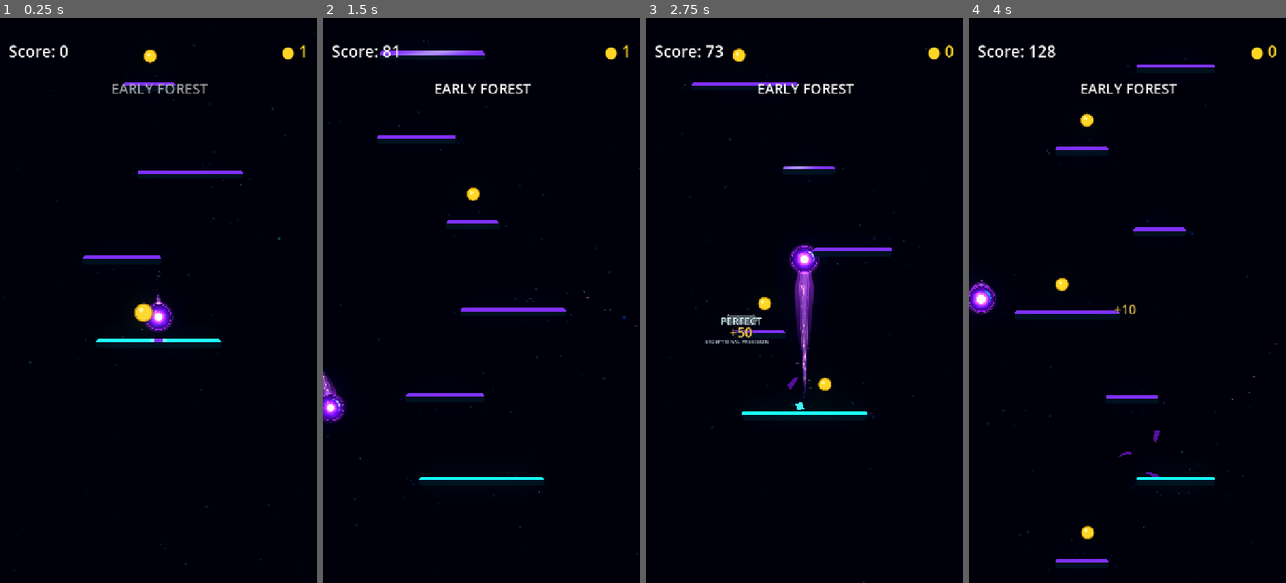
Above: before the commit, frames 1-4 (left to right).
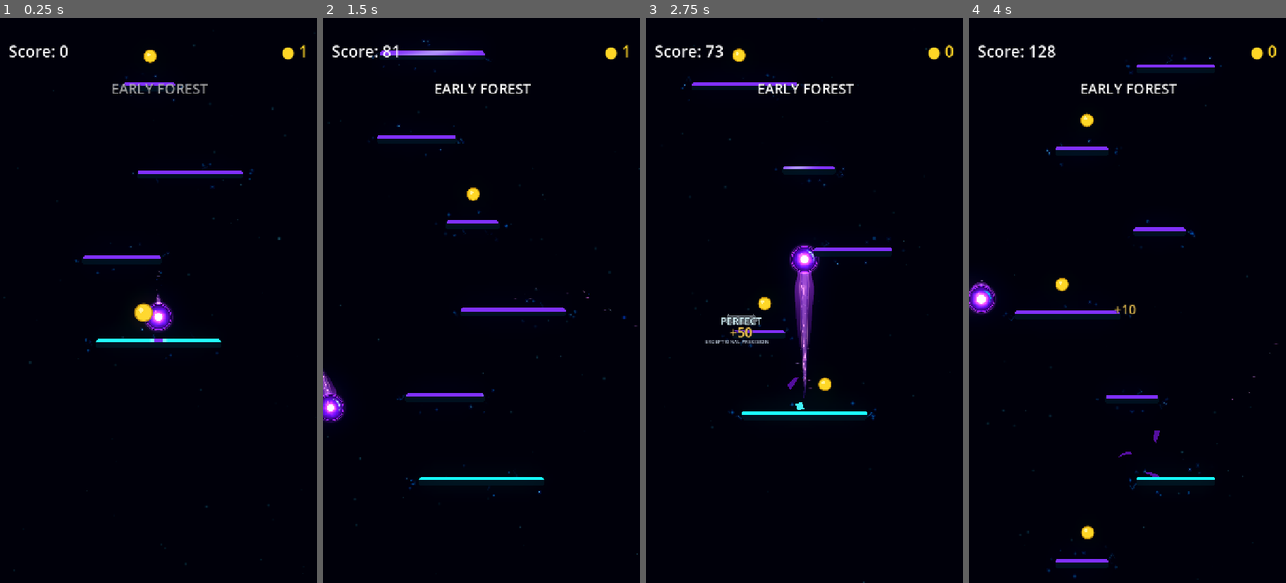
Above: after the commit, the same moments.

Repository: Kryodo/TowerJump
Game: Godot game, scene res://scenes/main.tscn
The game is run twice, just before and just after one commit, with the same random seed, the same clock (stepped at 60 frames per second) and the same inputs.
Inputs (mouse positions are in pixels of both pictures, inside the frame that each line leads up to):
- Up to frame 1 (0.25 s): no input
- Up to frame 2 (1.5 s): move the mouse to (551, 272) at 0.52 s; hold Right (ui_right) 0.53-1.25 s; click (551, 272) at 0.67 s; drag from (418, 328) to (471, 193) at 1.27 s
- Up to frame 3 (2.75 s): click "Nochmal spielen" at 2 s
- Up to frame 4 (4 s): move the mouse to (1159, 176) at 2.77 s; hold Right (ui_right) 2.78-3.5 s; drag from (1111, 413) to (1060, 193) at 3.52 s

The runs differ from the first frame. In frame 1, less than 0.1% of the frame differs, in the area x 23-80%, y 10-61%; in frame 2, 0.1%; in frame 3, 0.1%; in frame 4, 0.2%, in the area x 11-80%, y 6-100%.

Commit message:
Increase diffuse platform resonance visibility

Diff:
--- a/scenes/platform_resonance_cloud.gdshader
+++ b/scenes/platform_resonance_cloud.gdshader
@@ -63,8 +63,8 @@
 
 	// The falloff is the real silhouette of the field: broad, irregular and
 	// feathered into the world. Noise changes the density, never its boundary.
-	float spatial_falloff = exp(-distance_from_edge / 31.0)
-		* (1.0 - smoothstep(37.0, 70.0, distance_from_edge));
+	float spatial_falloff = exp(-distance_from_edge / 37.0)
+		* (1.0 - smoothstep(43.0, 74.0, distance_from_edge));
 
 	float time = TIME;
 	vec2 p = local_px / vec2(35.0, 27.0);
@@ -107,9 +107,9 @@
 		* smoothstep(0.18, 0.76, cloud_volume);
 
 	float breathe = 0.91 + 0.09 * sin(time * 1.05 + phase_offset);
-	float base_density = (0.025 + cloud_volume * 0.16)
-		+ soft_wisps * 0.065
-		+ current_threads * 0.045;
+	float base_density = (0.055 + cloud_volume * 0.26)
+		+ soft_wisps * 0.10
+		+ current_threads * 0.075;
 	float cloud_alpha = base_density * spatial_falloff * outside_edge * breathe;
 
 	// Irregular edge light makes the energy feel attached to the neon hardware.
@@ -117,7 +117,7 @@
 	float edge_light = exp(-distance_from_edge / 9.0)
 		* (0.35 + 0.65 * broad_volume)
 		* smoothstep(-5.0, 3.0, signed_edge_distance);
-	cloud_alpha += edge_light * 0.055 * (0.82 + breathe * 0.18);
+	cloud_alpha += edge_light * 0.095 * (0.82 + breathe * 0.18);
 
 	// During approach, the field gently gathers around the predicted contact
 	// area. The influence is broad and blended into the noise, never a badge.
@@ -128,7 +128,7 @@
 		-pow(target_delta.y / 25.0, 2.0)
 	);
 	float focus_density = approach_focus * clamp(approach_charge, 0.0, 1.0);
-	cloud_alpha += focus_density * (0.016 + broad_volume * 0.024);
+	cloud_alpha += focus_density * (0.045 + broad_volume * 0.055);
 
 	// Landing diffuses a brief cloud-brightening impulse outward from the real
 	// contact position. The ring is soft and noisy, not a crisp shockwave.
@@ -142,16 +142,16 @@
 	float diffuse_front = exp(-pow((radial_distance - expanding_radius) / 12.0, 2.0));
 	float impact_bloom = exp(-dot(impact_delta, impact_delta) / 420.0)
 		* exp(-landing_age * 12.0) * landing_gate;
-	cloud_alpha += (diffuse_front * 0.025 + impact_bloom * 0.055) * landing_fade;
+	cloud_alpha += (diffuse_front * 0.060 + impact_bloom * 0.12) * landing_fade;
 
 	// Idle field leans gently toward the platform's purple idle light; active
 	// charge blends toward the cyan energy already used by the platform edge.
-	vec3 idle_tint = vec3(0.38, 0.12, 1.18);
-	vec3 active_tint = vec3(0.10, 0.62, 1.95);
+	vec3 idle_tint = vec3(0.62, 0.20, 1.65);
+	vec3 active_tint = vec3(0.16, 1.05, 2.65);
 	vec3 cloud_color = mix(idle_tint, active_tint, clamp(approach_charge * 0.82 + impact_bloom * 0.42, 0.0, 1.0));
 	cloud_color += vec3(0.10, 0.22, 0.42) * (soft_wisps * 0.30 + current_threads * 0.22);
 	cloud_color *= 0.92 + cloud_volume * 0.12;
 
-	float alpha = clamp(cloud_alpha, 0.0, 0.17);
+	float alpha = clamp(cloud_alpha * 1.22, 0.0, 0.34);
 	COLOR = vec4(cloud_color, alpha);
 }
--- a/scripts/platform_resonance_field.gd
+++ b/scripts/platform_resonance_field.gd
@@ -13,8 +13,8 @@
 const CLOUD_MARGIN_X: float = 70.0
 const CLOUD_MARGIN_Y: float = 68.0
 const LANDING_WAVE_DURATION: float = 0.58
-const FRAGMENT_COUNT: int = 8
-const FILAMENT_COUNT: int = 3
+const FRAGMENT_COUNT: int = 10
+const FILAMENT_COUNT: int = 4
 
 var _platform_type: int = PLATFORM_TYPE_NORMAL
 var _platform_width: float = 220.0
@@ -251,19 +251,19 @@
 		var strength: float = energy * taper * shimmer
 		draw_line(
 			points[index - 1], points[index],
-			Color(0.04, 0.20, 0.95, 0.12 * strength),
-			3.8 if index < 3 else 2.5, true
+			Color(0.025, 0.28, 1.25, 0.24 * strength),
+			5.0 if index < 3 else 3.2, true
 		)
 		draw_line(
 			points[index - 1], points[index],
-			Color(0.05, 0.56, 1.7, 0.24 * strength),
-			1.35 if index < 3 else 0.82, true
+			Color(0.045, 0.72, 2.05, 0.42 * strength),
+			1.65 if index < 3 else 1.0, true
 		)
 		if index == 2 and energy > 0.25:
 			draw_line(
 				points[index - 1], points[index],
-				Color(0.35, 0.92, 2.2, 0.26 * strength),
-				0.55, true
+				Color(0.62, 1.25, 2.7, 0.42 * strength),
+				0.70, true
 			)
 
 
@@ -312,10 +312,10 @@
 			+ tangent * (phase * (_random01(local_seed + 5.1) - 0.5) * 22.0 + curl)
 		)
 		var radius: float = 0.65 + _random01(local_seed + 6.2) * 0.60
-		var alpha: float = alpha_envelope * (0.28 + _approach_charge * 0.14)
-		draw_circle(position_now, radius * 3.8, Color(0.03, 0.25, 1.1, alpha * 0.12))
-		draw_circle(position_now, radius * 1.9, Color(0.05, 0.75, 1.9, alpha * 0.30))
-		draw_circle(position_now, radius * 0.70, Color(0.55, 1.15, 2.35, alpha * 0.52))
+		var alpha: float = alpha_envelope * (0.38 + _approach_charge * 0.20)
+		draw_circle(position_now, radius * 4.2, Color(0.025, 0.24, 1.2, alpha * 0.28))
+		draw_circle(position_now, radius * 2.1, Color(0.045, 0.72, 2.0, alpha * 0.52))
+		draw_circle(position_now, radius * 0.78, Color(0.64, 1.28, 2.65, alpha * 0.72))
 
 
 func _random01(value: float) -> float:
